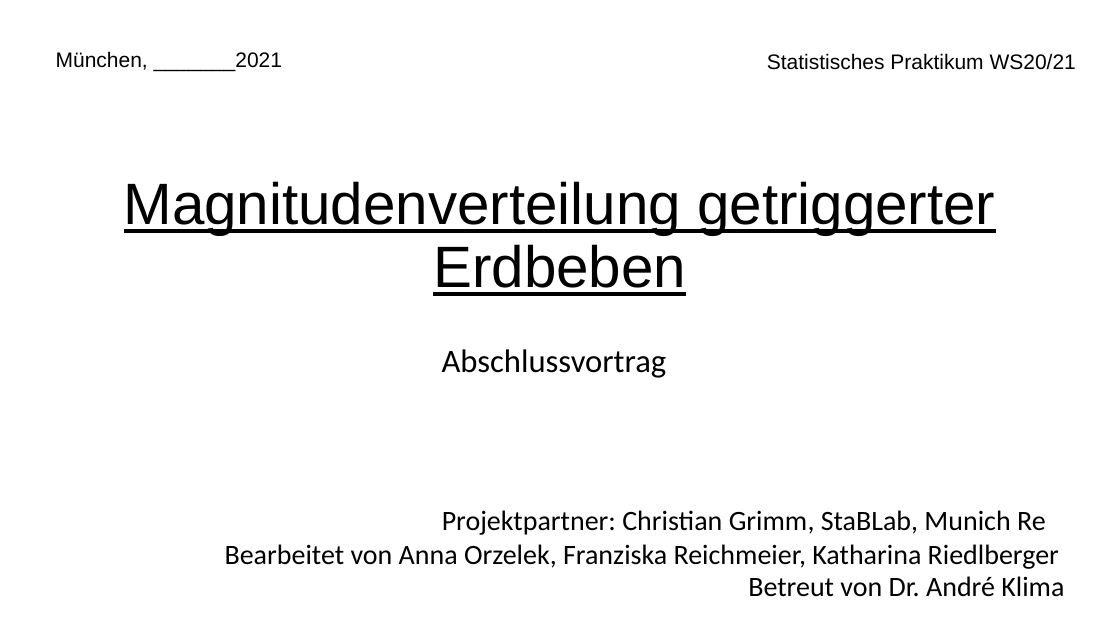
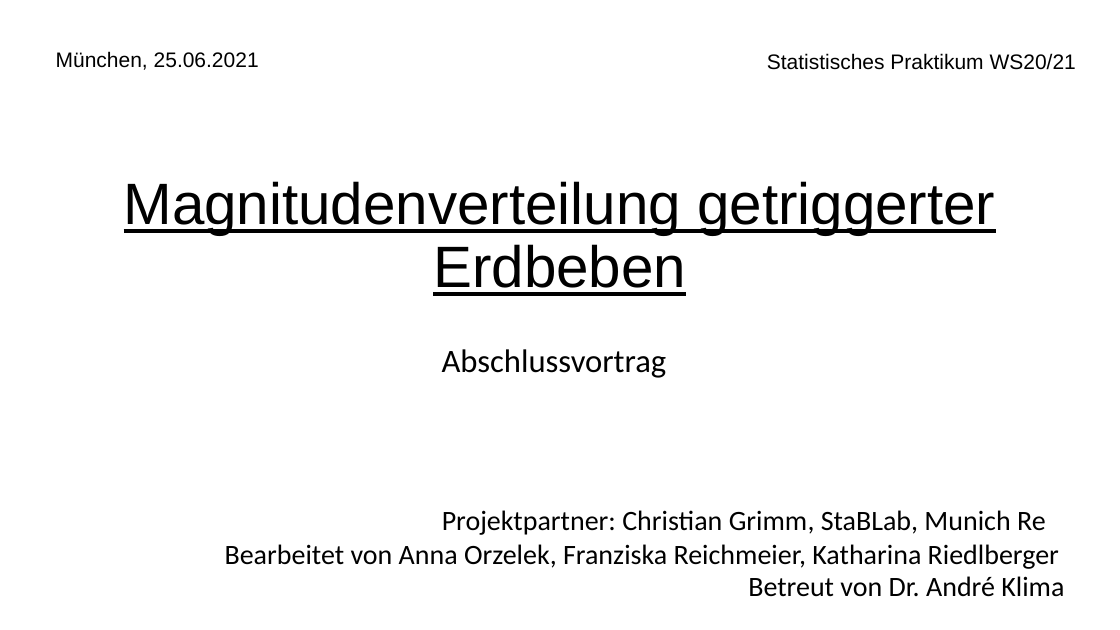
Before and after one commit to Kati77/Praktikum-Erdbeben, a slide deck: slide 1 of pp - AbschlusspräsentationX.pptx. Drawn at 1120x630 pixels with LibreOffice and Linux fonts; fonts in the diff are those of the drawing. Boxes give left, top, right and bottom in pixels: in the first picture for what was removed or moved away, otherwise in the second. Text is boxed around its words. In the diff, an @@ line names an element or a change of style, - is before the commit and + after.

```diff
--- a/pp - AbschlusspräsentationX.pptx
+++ b/pp - AbschlusspräsentationX.pptx
@@ text at (56,51,259,70): text changed @@
-München, _______2021
+München, 25.06.2021
```
Also in this commit, not shown: 34 other slides changed, 2 slides added, 6 slides removed.
